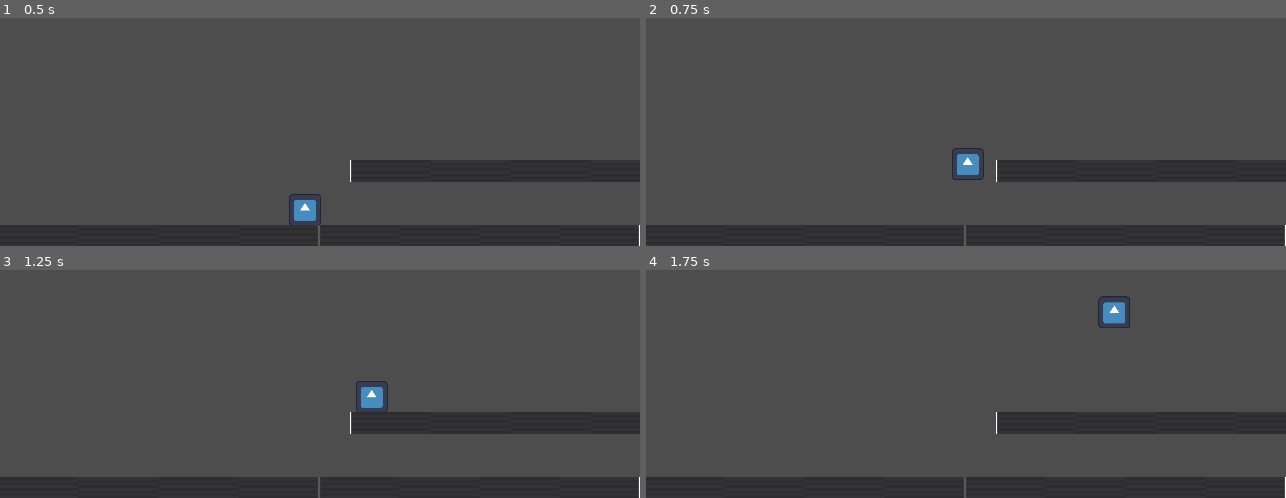
Above: before the commit, frames 1-4 (two rows, left to right).
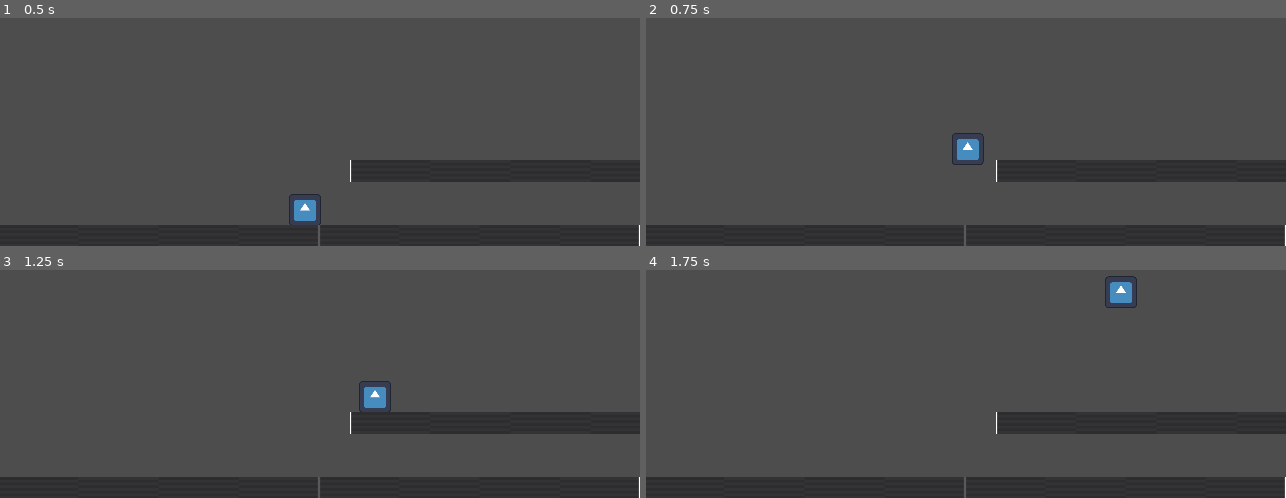
Above: after the commit, the same moments.

Repository: CoolDotty/Can-we-keep-it
Game: Godot game, scene res://Main.tscn
The game is run twice, just before and just after one commit, with the same random seed, the same clock (stepped at 60 frames per second) and the same inputs. The engine's default icon, where the game draws it, is replaced by a stand-in: a white triangle on a blue panel in a dark square.
Inputs:
- Up to frame 1 (0.5 s): no input
- Up to frame 2 (0.75 s): tap Enter at 0.5 s; hold D (move_right) from 0.53 s (still down); tap Space (jump) at 0.6 s
- Up to frame 3 (1.25 s): keep holding D (move_right); tap Space (jump) at 0.77, 1.07 s
- Up to frame 4 (1.75 s): keep holding D (move_right); tap Space (jump) at 1.35, 1.52 s

Frame 1 is identical in both runs. In frame 2, 0.6% of the frame differs, in the area x 47-53%, y 50-72%; in frame 3, 0.2%; in frame 4, 0.8%, in the area x 70-77%, y 2-26%.

Commit message:
jump hold timer

Diff:
--- a/scenes/Player/Player.gd
+++ b/scenes/Player/Player.gd
@@ -21,12 +21,13 @@
 @export var a_reverse_speed =  10
 @export var a_decel 		=  300 #air friction
 
-@export var jump_strength 	= -400
+@export var jump_strength 	= -600
 @export var grav_normal		=  980 #normal gravity, like when move off a ledge
 @export var grav_on_jump 	=  980 #project settings = 980
-@export var grav_on_fall 	=  980*2 #increase grav on release jump button
+@export var grav_on_fall 	=  980 * 2 #increase grav on release jump button
 @export var max_fall_speed  =  800
 
+@onready var jump_hold_timer = $JumpHoldTimer
 
 #PHYSICS STEP
 func _physics_process(delta):
@@ -77,9 +78,7 @@
 
 	#jump
 	if Input.is_action_just_pressed("jump"):
-		print("jump")
 		player_state = MoveState.jumping
-		velocity.y = jump_strength
 
 	#move left and right
 	var direction = Input.get_axis("move_left", "move_right")
@@ -92,29 +91,26 @@
 
 	move_and_slide()
 
+#var current_jump: float = 0.0
 func jumping(delta, isEntering: bool) -> void:
 	if (isEntering):
-		pass
+		velocity.y = jump_strength
+		jump_hold_timer.start()
 
-	velocity.y = move_toward(velocity.y, max_fall_speed, grav_on_jump*delta)
+	velocity.y = move_toward(velocity.y, 0.0, grav_on_jump * delta)
 
-	if velocity.y <= 0:
+	if Input.is_action_just_released("jump") or jump_hold_timer.is_stopped():
 		player_state = MoveState.falling
+
+	print(velocity.y)
 
 	move_and_slide()
 
 func falling(delta, isEntering: bool) -> void:
-	# Hello I am breaking your thing with a merge!!!!!!
-	# Hello I am breaking your thing with a merge!!!!!!
-	# Hello I am breaking your thing with a merge!!!!!!
-	# Hello I am breaking your thing with a merge!!!!!!
-	# Hello I am breaking your thing with a merge!!!!!!
-	# Hello I am breaking your thing with a merge!!!!!!
 	if (isEntering):
 		pass
 
-	print("falling")
-	velocity.y = move_toward(velocity.y, max_fall_speed, grav_normal*delta)
+	velocity.y = move_toward(velocity.y, max_fall_speed, grav_on_fall * delta)
 
 	var did_hit_something = move_and_slide()
 
--- a/scenes/Player/Player.tscn
+++ b/scenes/Player/Player.tscn
@@ -15,3 +15,6 @@
 [node name="Icon" type="Sprite2D" parent="."]
 scale = Vector2(0.25, 0.25)
 texture = ExtResource("2_pa6j8")
+
+[node name="JumpHoldTimer" type="Timer" parent="."]
+one_shot = true
